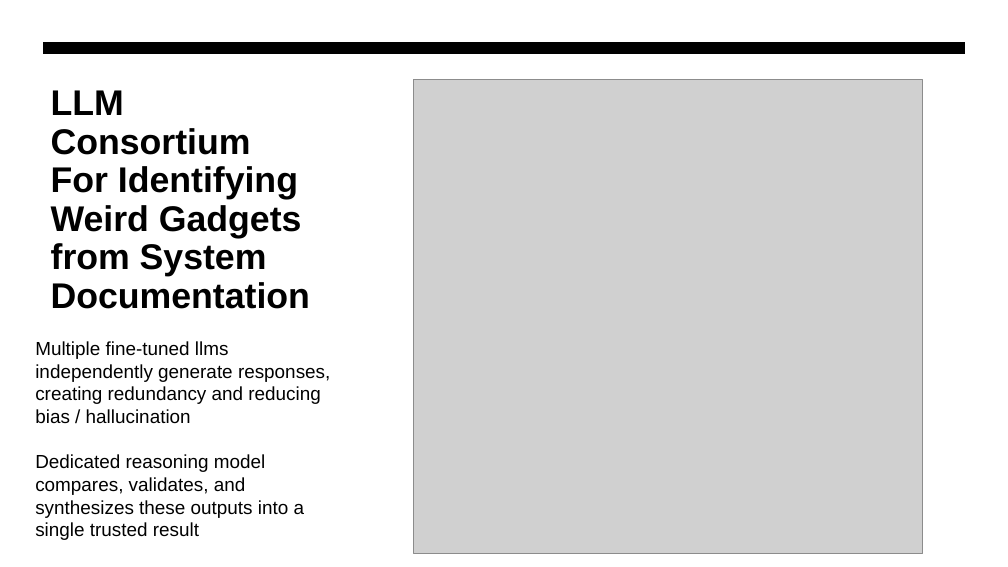
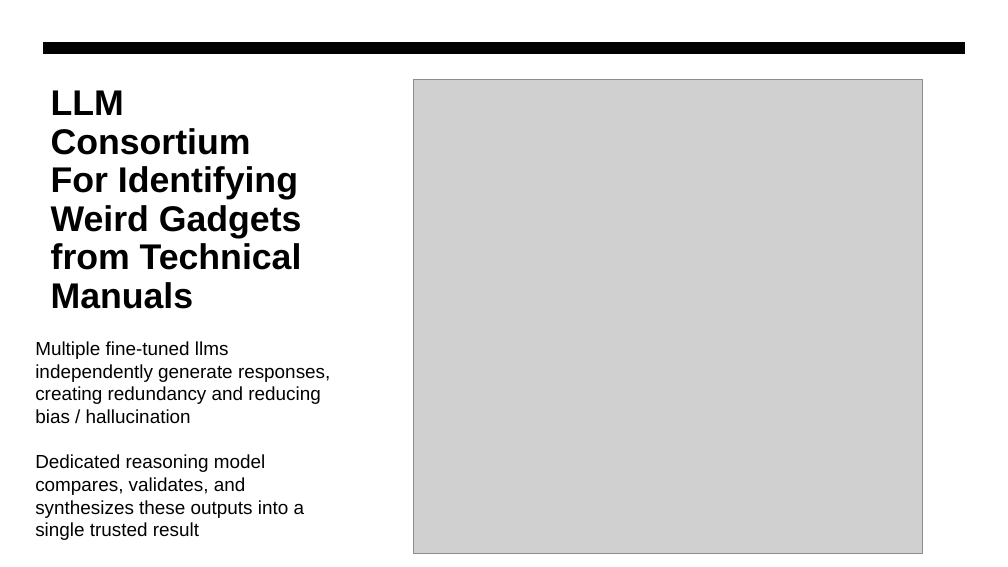
Before and after one commit to rossgore/weird_machine_gadgets, a slide deck: slide 21 of blog/WeirdMachinePresentation-ODU.pptx (slide 20 before the commit). Drawn at 1008x567 pixels with LibreOffice and Linux fonts; fonts in the diff are those of the drawing; grey boxes stand for pictures. Boxes give left, top, right and bottom in pixels: in the first picture for what was removed or moved away, otherwise in the second. Text is boxed around its words. In the diff, an @@ line names an element or a change of style, - is before the commit and + after.

```diff
--- a/blog/WeirdMachinePresentation-ODU.pptx
+++ b/blog/WeirdMachinePresentation-ODU.pptx
@@ title at [51, 90, 302, 309]: text changed @@
-LLM Consortium For Identifying Weird Gadgets from System Documentation
+LLM Consortium For Identifying Weird Gadgets from Technical Manuals
```
Also in this commit, not shown: 5 other slides changed, 2 slides added, 1 other file.
